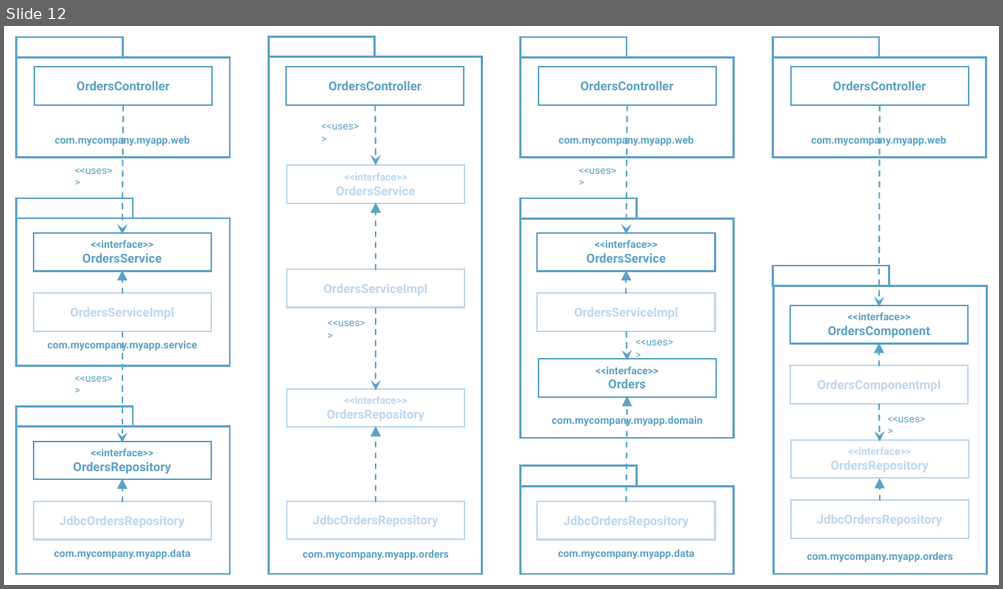
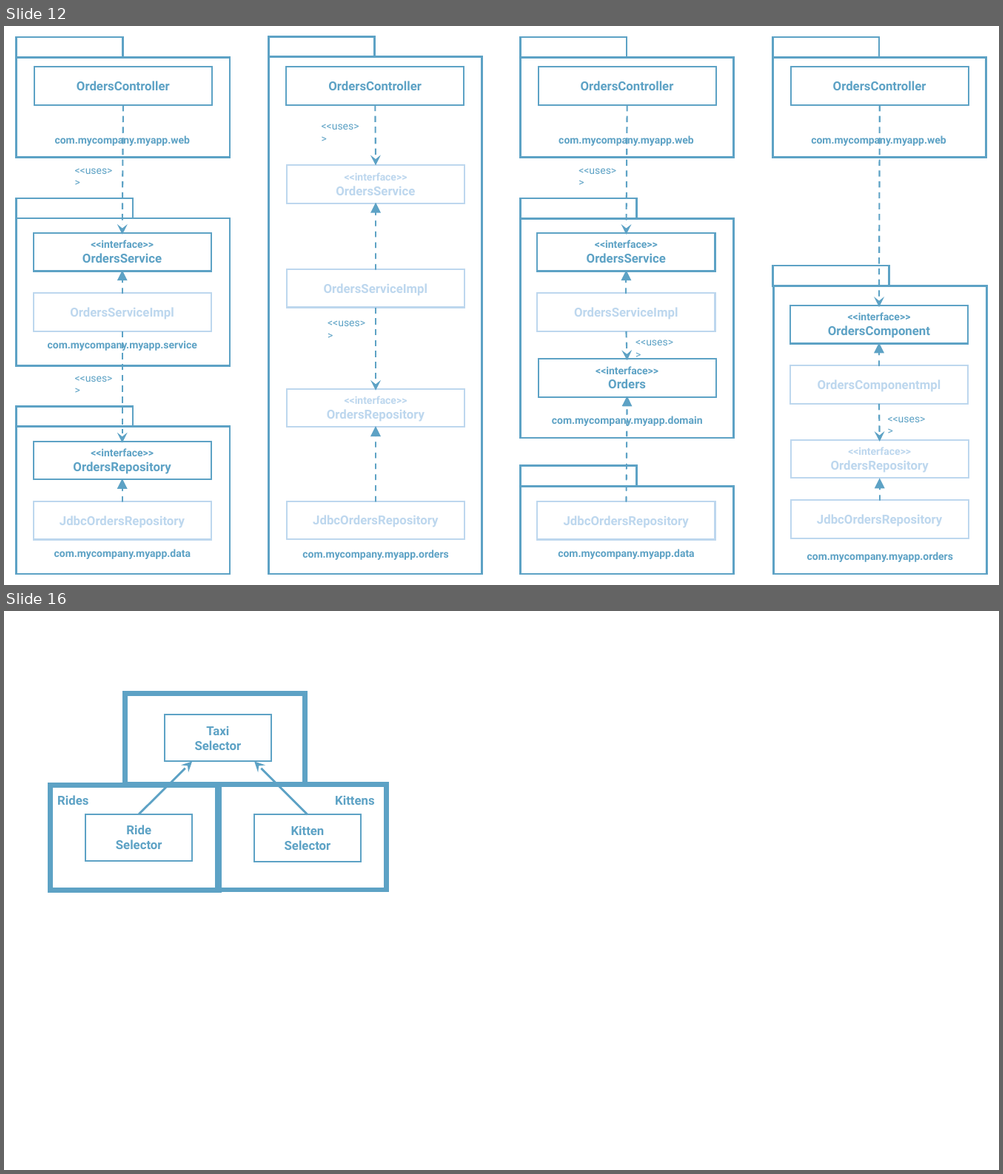
Before and after one commit to rudaks-han/book-summary, a slide deck: Clean Architecture/ref/프레젠테이션1.pptx. Shown one above the other, each under a label of ours: slide 12 before the commit, slides 12 and 16 after it; the slides between them are not shown. The pictures are 1003x589 and 1003x1174 pixels, drawn with LibreOffice and Linux fonts; fonts in the diff are those of the drawing. Boxes give left, top, right and bottom in pixels: in the first picture for what was removed or moved away, otherwise in the second. Text is boxed around its words. In the diff, an @@ line names an element or a change of style, - is before the commit and + after.

```diff
--- a/Clean Architecture/ref/프레젠테이션1.pptx
+++ b/Clean Architecture/ref/프레젠테이션1.pptx
@@ slide 16 added at box(4, 611, 999, 1170), background #FFFFFF @@
@@ rectangle added at box(125, 694, 304, 785), outline #5DA2C5 5 pt @@
@@ rectangle added at box(165, 715, 270, 762), outline #5DA2C5 1.5 pt @@
@@ text added at box(195, 726, 242, 750), 12 pt, text #5DA2C5, bold @@
+Taxi
+Selector
@@ arrow added from (139, 814) to (192, 762), #5DA2C5 2 pt @@
@@ arrow added from (307, 815) to (255, 762), #5DA2C5 2 pt @@
@@ rectangle added at box(51, 786, 219, 891), outline #5DA2C5 5 pt @@
@@ rectangle added at box(218, 785, 387, 890), outline #5DA2C5 5 pt @@
@@ text added at box(57, 795, 88, 805), 12 pt, text #5DA2C5, bold @@
+Rides
@@ text added at box(335, 795, 375, 805), 12 pt, text #5DA2C5, bold @@
+Kittens
@@ rectangle added at box(86, 814, 192, 861), outline #5DA2C5 1.5 pt @@
@@ text added at box(116, 825, 162, 849), 12 pt, text #5DA2C5, bold @@
+Ride
+Selector
@@ rectangle added at box(255, 815, 361, 862), outline #5DA2C5 1.5 pt @@
@@ text added at box(284, 826, 331, 850), 12 pt, text #5DA2C5, bold @@
+Kitten
+Selector
```
Also in this commit, not shown: 3 other slides added, 9 other files.
